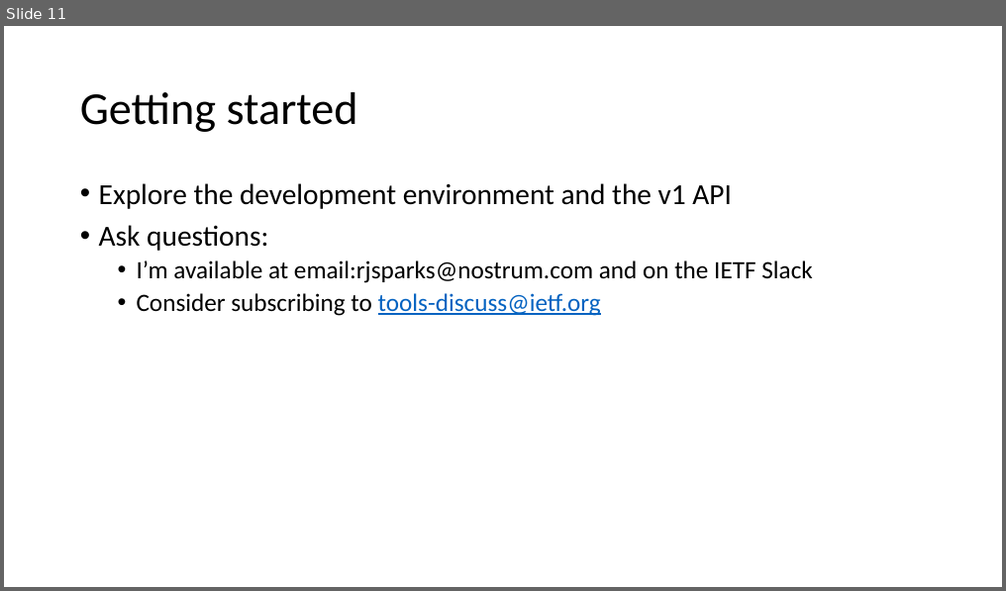
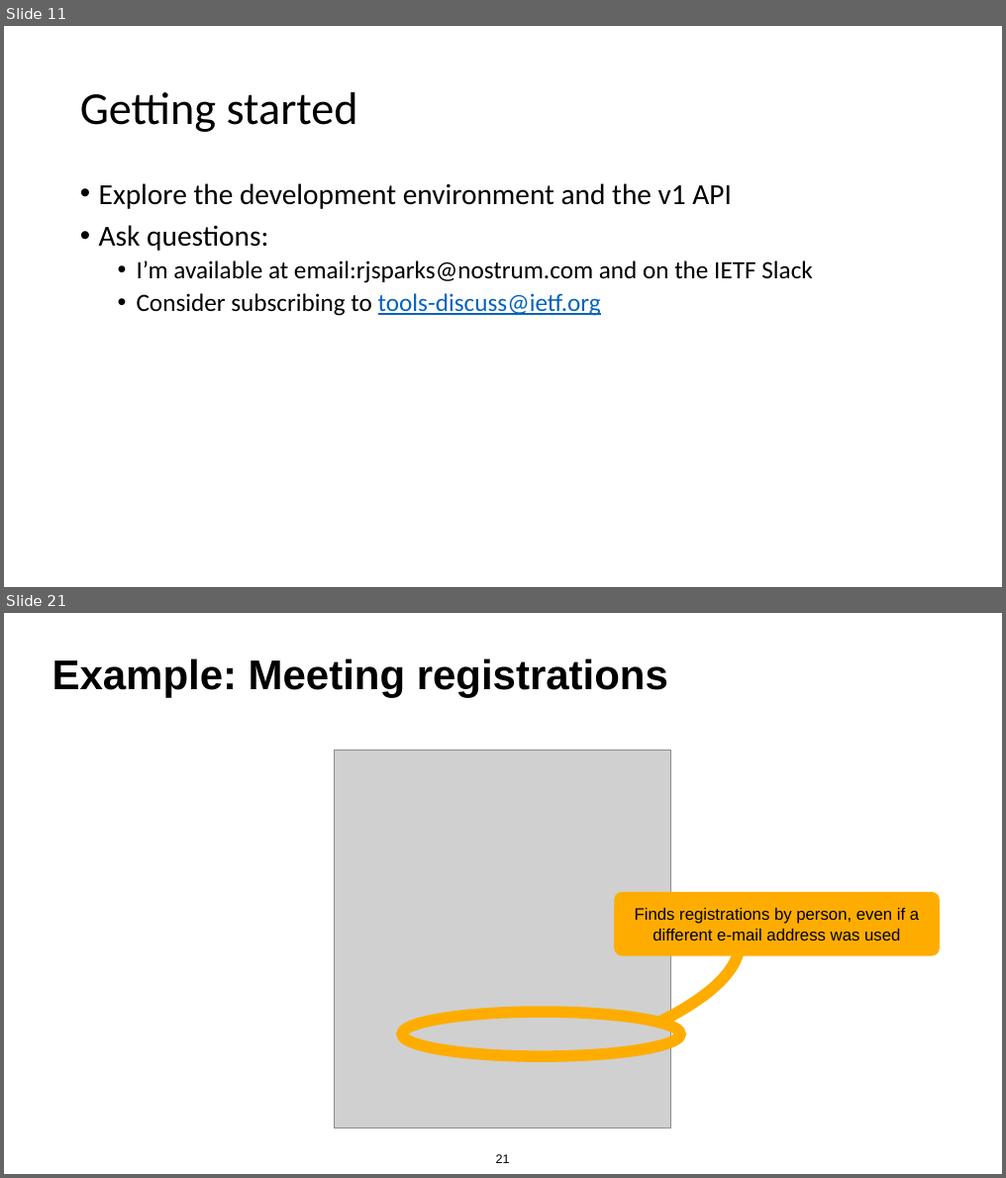
Before and after one commit to intarchboard/workshop-aid, a slide deck: slides/session1-tools/aid-session1-all.pptx. Shown one above the other, each under a label of ours: slide 11 before the commit, slides 11 and 21 after it; the slides between them are not shown. The pictures are 1006x591 and 1006x1178 pixels, drawn with LibreOffice and Linux fonts; fonts in the diff are those of the drawing; grey boxes stand for pictures. Boxes give left, top, right and bottom in pixels: in the first picture for what was removed or moved away, otherwise in the second. Text is boxed around its words. In the diff, an @@ line names an element or a change of style, - is before the commit and + after.

```diff
--- a/slides/session1-tools/aid-session1-all.pptx
+++ b/slides/session1-tools/aid-session1-all.pptx
@@ slide 21 added at (4,613,1002,1174), background #FFFFFF @@
@@ title added at (53,659,668,697), 40 pt, text #000000, bold @@
+Example: Meeting registrations
@@ picture added at (335,750,671,1128) @@
@@ rounded rectangle added at (614,892,940,957), fill #FEAD00, 16 pt, text #000000 @@
+Finds registrations by person, even if a different e-mail address was used
@@ freeform shape added at (659,941,740,1023), outline #FEAD00 11 pt @@
@@ ellipse added at (402,1012,681,1057), outline #FEAD00 11 pt @@
@@ page number added at (496,1155,510,1163), 12 pt, text #000000 @@
+21
```
Also in this commit, not shown: 14 other slides added, 1 other file.
